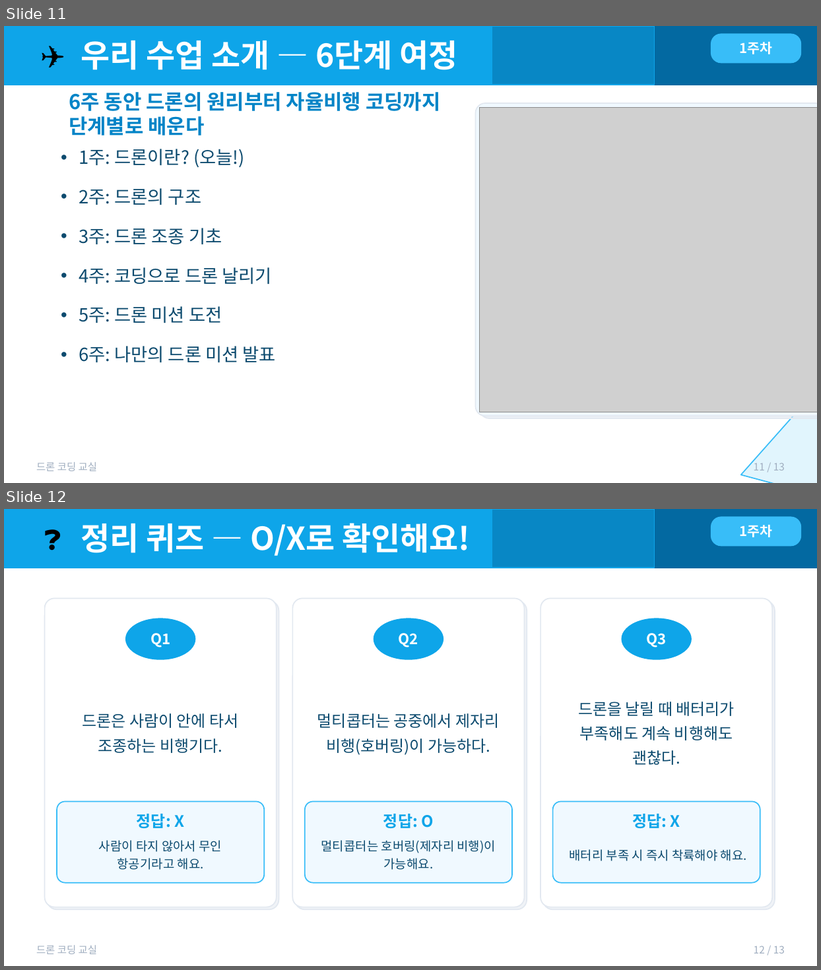
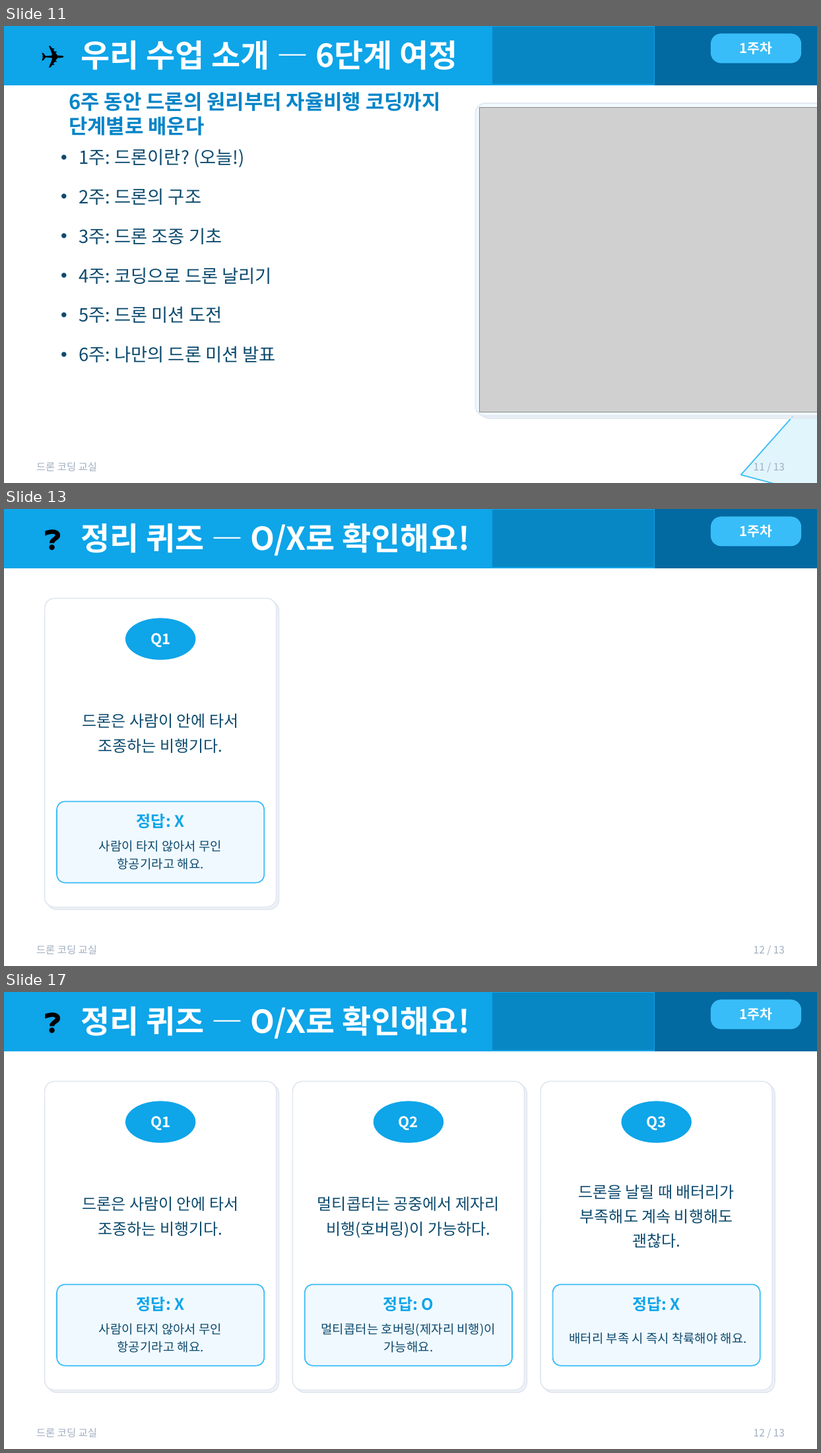
Before and after one commit to ktkennedy/codrone, a slide deck: materials/week01.pptx. Shown one above the other, each under a label of ours: slides 11 and 12 before the commit, slides 11, 13 and 17 after it; the slides between them are not shown. The pictures are 821x970 and 821x1453 pixels, drawn with LibreOffice and Linux fonts; fonts in the diff are those of the drawing; grey boxes stand for pictures. Boxes give left, top, right and bottom in pixels: in the first picture for what was removed or moved away, otherwise in the second. Text is boxed around its words. In the diff, an @@ line names an element or a change of style, - is before the commit and + after.

```diff
--- a/materials/week01.pptx
+++ b/materials/week01.pptx
@@ slide 13 added at box(4, 509, 817, 966), background #FFFFFF @@
@@ rectangle added at box(4, 509, 817, 568), fill #0369A1, outline #0369A1 1 pt @@
@@ rectangle added at box(4, 509, 492, 568), fill #0EA5E9, outline #0EA5E9 1 pt @@
@@ text added at box(32, 519, 73, 556), 22 pt, text #000000 @@
+❓
@@ text added at box(81, 523, 471, 556), 28 pt, text #FFFFFF, bold @@
+정리 퀴즈 — O/X로 확인해요!
@@ rectangle added at box(329, 509, 655, 568), fill #0EA5E9 at 50% opacity, outline #0EA5E9 1 pt @@
@@ rounded rectangle added at box(712, 517, 801, 545), fill #38BDF8, outline #38BDF8 1 pt @@
@@ text added at box(740, 525, 773, 537), 12 pt, text #FFFFFF, bold @@
+1주차
@@ rounded rectangle added at box(45, 599, 277, 908), fill #FFFFFF, outline #E2E8F0 1 pt @@
@@ rounded rectangle added at box(47, 601, 279, 910), fill #E2E8F0 at 50% opacity, outline #E2E8F0 1 pt @@
@@ ellipse added at box(126, 619, 195, 659), fill #0EA5E9, outline #0EA5E9 1 pt @@
@@ text added at box(151, 633, 170, 648), 13 pt, text #FFFFFF, bold @@
+Q1
@@ text added at box(83, 714, 238, 753), 14 pt, text #0C4A6E @@
+드론은 사람이 안에 타서 조종하는 비행기다.
@@ rounded rectangle added at box(57, 802, 264, 883), fill #F0F9FF, outline #38BDF8 1 pt @@
@@ text added at box(137, 814, 184, 828), 14 pt, text #0EA5E9, bold @@
+정답: X
@@ text added at box(99, 840, 222, 870), 11 pt, text #0C4A6E @@
+사람이 타지 않아서 무인 항공기라고 해요.
@@ text added at box(36, 945, 97, 955), 9 pt, text #A0AEC0 @@
+드론 코딩 교실
@@ text added at box(754, 946, 785, 954), 9 pt, text #A0AEC0 @@
+12 / 13
@@ what was slide 12 is now slide 17 @@
```
Also in this commit, not shown: 1 slide changed, 4 other slides added, 1 other file.
